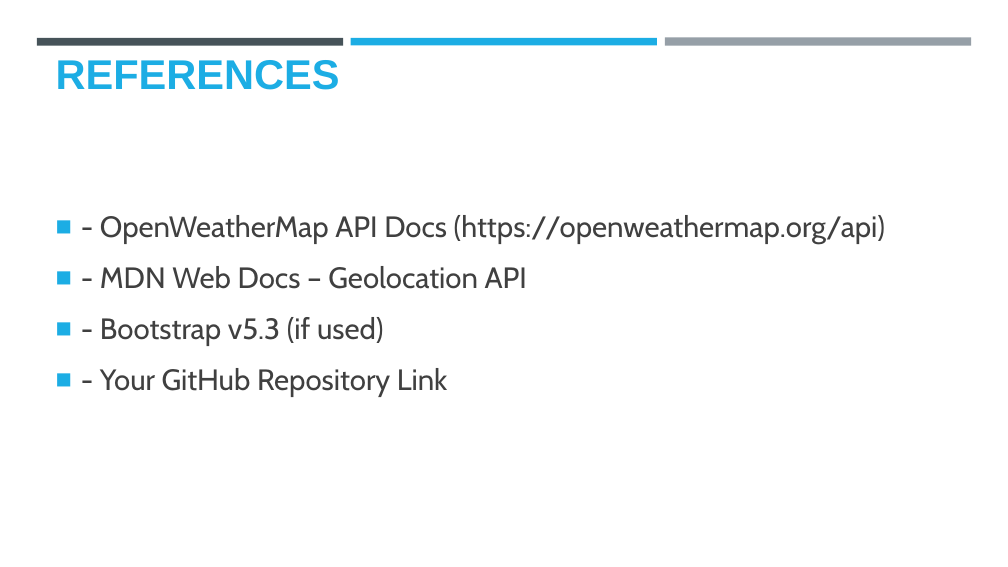
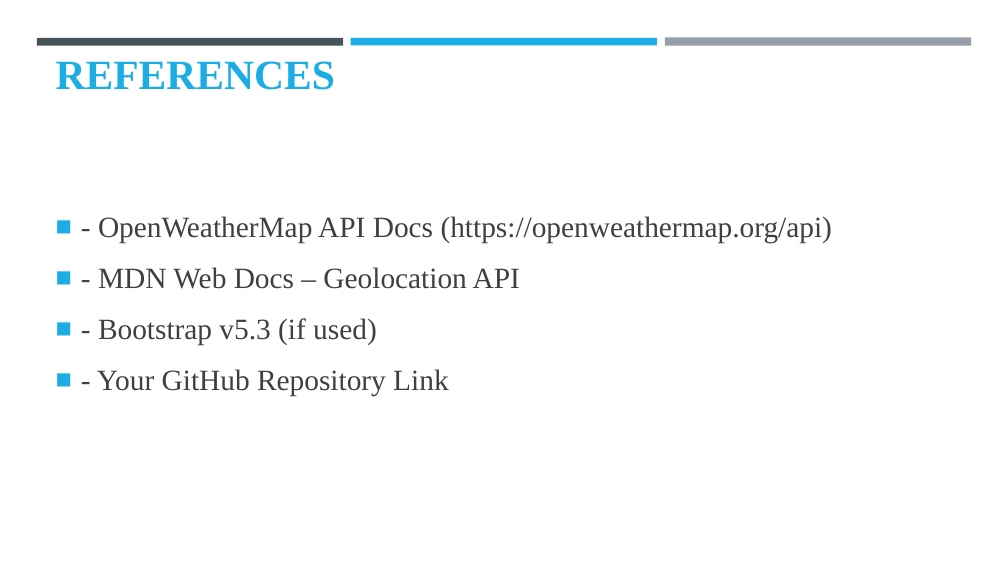
Before and after one commit to Mr-Saroj/Weather-dashboard, a slide deck: slide 9 of Weather-dashboard.pptx. Drawn at 1008x567 pixels with LibreOffice and Linux fonts; fonts in the diff are those of the drawing; background and template pictures are left out. Boxes give left, top, right and bottom in pixels: in the first picture for what was removed or moved away, otherwise in the second. Text is boxed around its words. In the diff, an @@ line names an element or a change of style, - is before the commit and + after.

```diff
--- a/Weather-dashboard.pptx
+++ b/Weather-dashboard.pptx
@@ title "REFERENCES" at [56,61,335,90]: font Arial to Times New Roman @@
@@ text "- OpenWeatherMap API Docs (https://openweathermap.org/api)" at [97,216,832,397]: font Cabin to Times New Roman @@
```
Also in this commit, not shown: 9 other slides changed.
